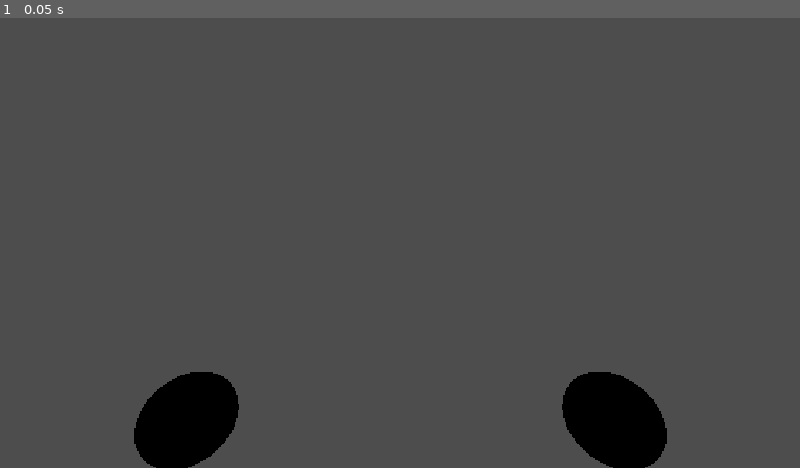
Above: before the commit, frame 1.
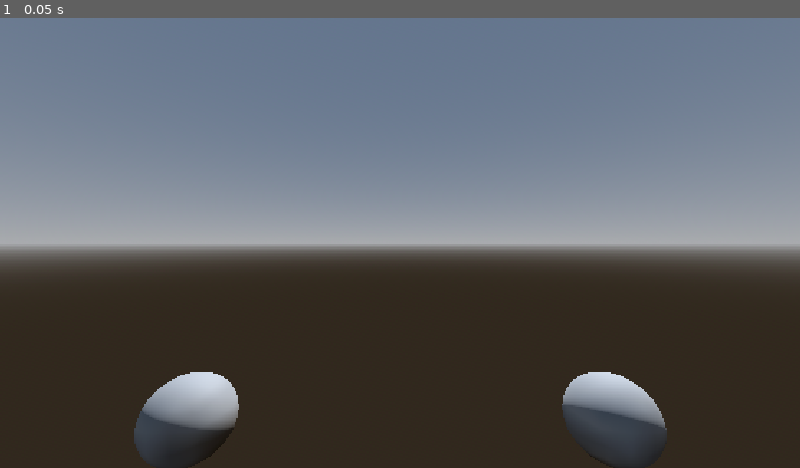
Above: after the commit, the same moment.

Repository: StudioXPEtudiant/26-27.FR.SAM.S1.Distorted-Reality
Game: Godot game, scene res://player.tscn
Same seed, same stepped clock (60 frames per second), same inputs: the game is played once before the commit and once after it. The project has no main scene, so this scene is started directly.
Inputs:
- Up to frame 1 (0.05 s): no input

The runs differ from the first frame. In frame 1, 97% of the frame differs, in the area x 0-100%, y 0-100%.

Commit message:
Update player.tscn

Diff:
--- a/player.tscn
+++ b/player.tscn
@@ -1,6 +1,18 @@
 [gd_scene format=3 uid="uid://c5ckupu0pogp8"]
 
 [ext_resource type="Script" uid="uid://b0abmesq8c8ip" path="res://vrInitilize.gd" id="1_4flbx"]
+
+[sub_resource type="ProceduralSkyMaterial" id="ProceduralSkyMaterial_4flbx"]
+sky_horizon_color = Color(0.66224277, 0.6717428, 0.6867428, 1)
+ground_horizon_color = Color(0.66224277, 0.6717428, 0.6867428, 1)
+
+[sub_resource type="Sky" id="Sky_onrkg"]
+sky_material = SubResource("ProceduralSkyMaterial_4flbx")
+
+[sub_resource type="Environment" id="Environment_i3pqv"]
+background_mode = 2
+sky = SubResource("Sky_onrkg")
+glow_enabled = true
 
 [sub_resource type="SphereMesh" id="SphereMesh_eo2jr"]
 radius = 0.1
@@ -10,6 +22,13 @@
 
 [node name="Player" type="Node3D" unique_id=383366206]
 script = ExtResource("1_4flbx")
+
+[node name="WorldEnvironment" type="WorldEnvironment" parent="." unique_id=900568836]
+environment = SubResource("Environment_i3pqv")
+
+[node name="DirectionalLight3D" type="DirectionalLight3D" parent="." unique_id=639555781]
+transform = Transform3D(-0.8660254, -0.43301278, 0.25, 0, 0.49999997, 0.86602545, -0.50000006, 0.75, -0.43301266, 0, 0, 0)
+shadow_enabled = true
 
 [node name="XROrigin3D" type="XROrigin3D" parent="." unique_id=2023939950]
 
